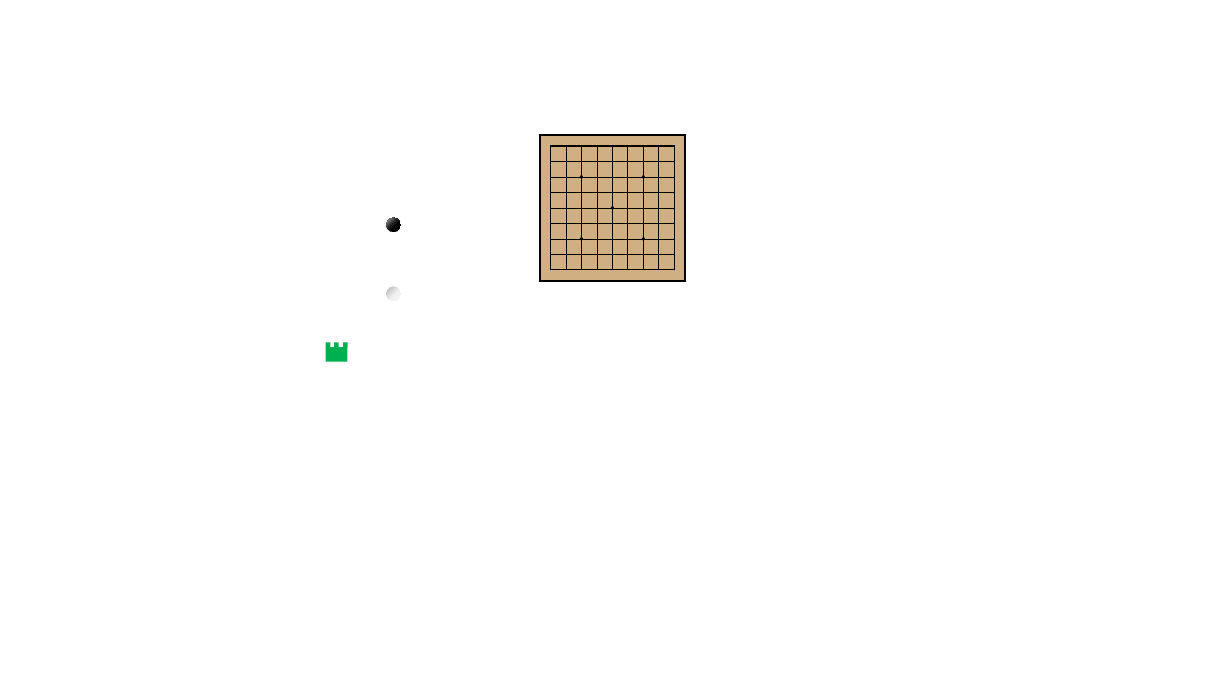
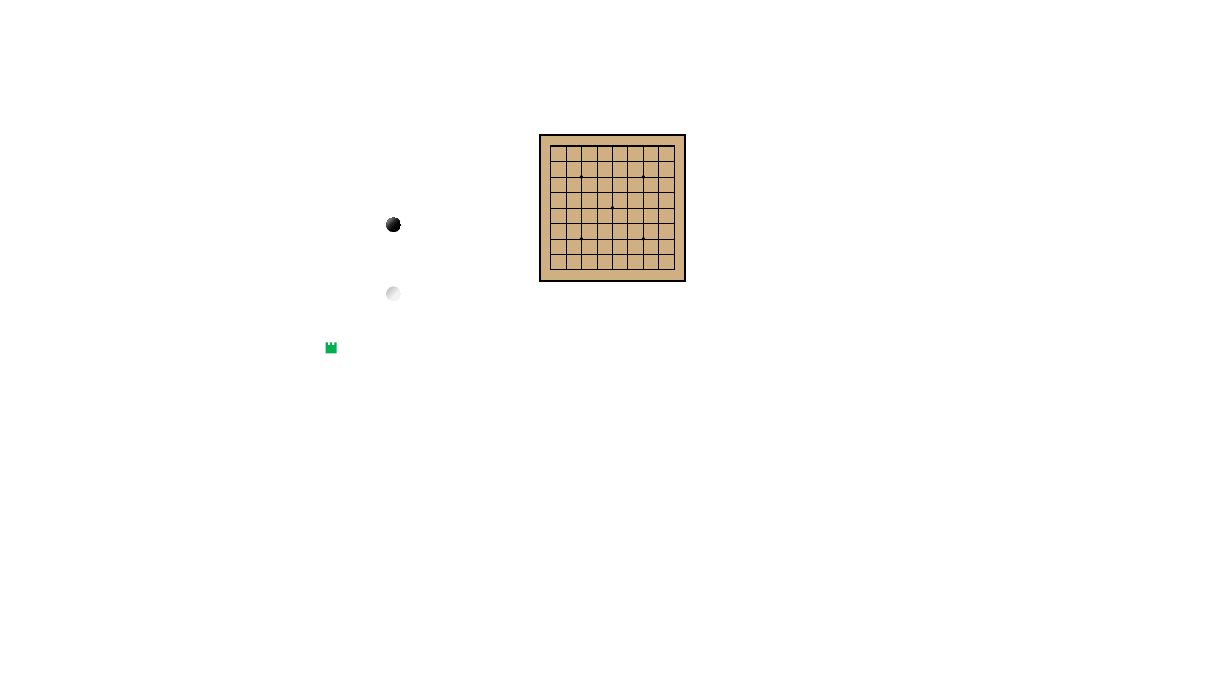
Before and after one commit to kage3175/Great_Kindom_test, a slide deck: slide 1 of img/프레젠테이션1.pptx. Drawn at 1232x693 pixels with LibreOffice and Linux fonts; fonts in the diff are those of the drawing. Boxes give left, top, right and bottom in pixels: in the first picture for what was removed or moved away, otherwise in the second. Text is boxed around its words. In the diff, an @@ line names an element or a change of style, - is before the commit and + after.

```diff
--- a/img/프레젠테이션1.pptx
+++ b/img/프레젠테이션1.pptx
@@ rectangle: place and size @@
-rectangle at box(325, 348, 348, 362)
+rectangle at box(325, 346, 336, 354)
@@ rectangle: place and size @@
-rectangle at box(335, 343, 339, 348)
+rectangle at box(330, 343, 332, 346)
@@ rectangle: place and size @@
-rectangle at box(343, 343, 348, 348)
+rectangle at box(335, 343, 336, 346)
```
Also in this commit, not shown: 1 other file.
